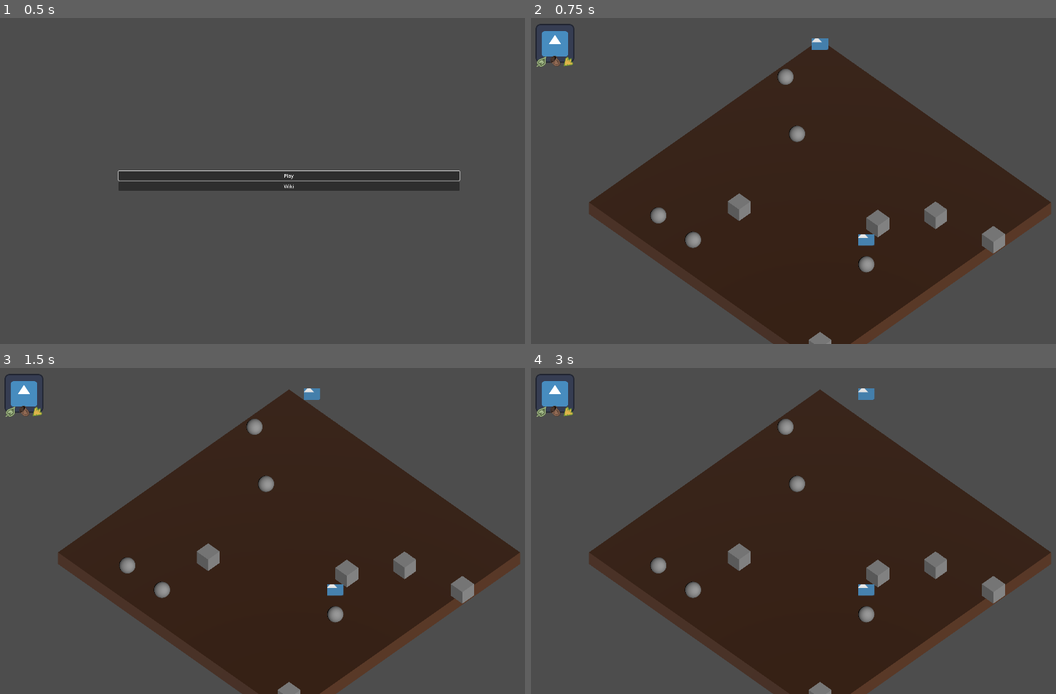
Above: before the commit, frames 1-4 (two rows, left to right).
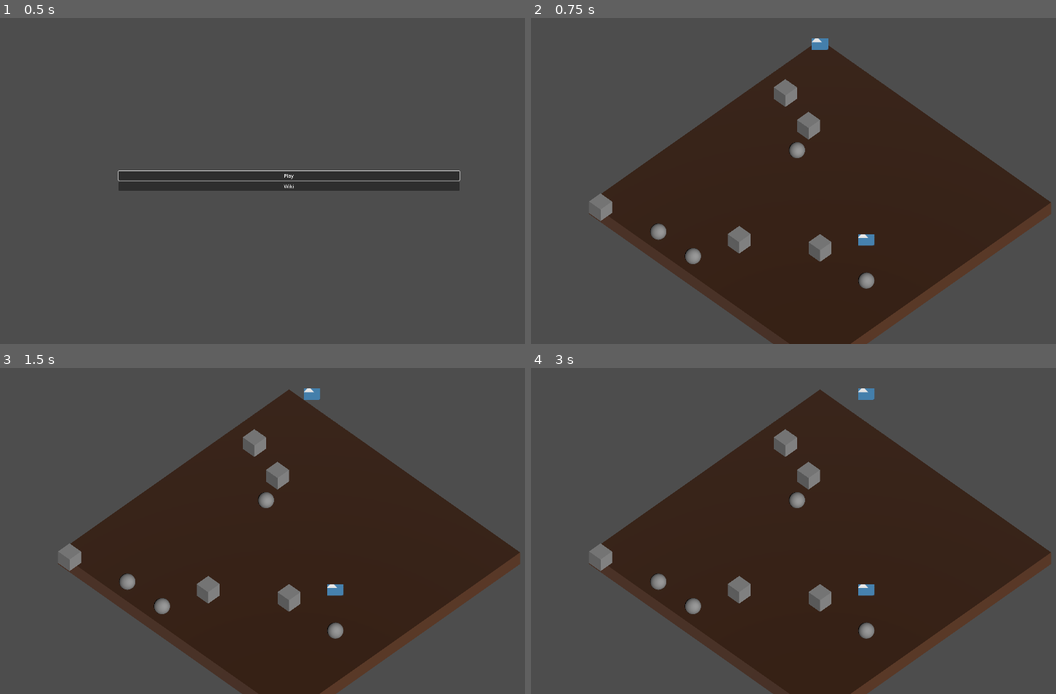
Above: after the commit, the same moments.

Repository: nialsiG/Carthage
Game: Godot game, scene res://Screens/StartScreen.tscn
The game is run twice, just before and just after one commit, with the same random seed, the same clock (stepped at 60 frames per second) and the same inputs. The engine's default icon, where the game draws it, is replaced by a stand-in: a white triangle on a blue panel in a dark square.
Inputs (mouse positions are in pixels of both pictures, inside the frame that each line leads up to):
- Up to frame 1 (0.5 s): no input
- Up to frame 2 (0.75 s): click "Play" at 0.5 s
- Up to frame 3 (1.5 s): tap Enter at 1.25 s; move the mouse to (414, 514) at 1.27 s; hold D (Right) from 1.28 s (still down); tap W (Top) at 1.35 s; click (414, 514) at 1.42 s
- Up to frame 4 (3 s): tap Space at 2 s; move the mouse to (704, 547) at 2.02 s; release D (Right) at 2.03 s; hold Down (Down) 2.03-2.78 s; tap W (Top) at 2.1, 2.85 s; click (704, 547) at 2.17 s; tap Enter at 2.75 s; move the mouse to (877, 459) at 2.77 s; hold D (Right) from 2.78 s (still down); click (877, 459) at 2.92 s

Frame 1 is identical in both runs. In frame 2, 4.1% of the frame differs, in the area x 0-91%, y 1-100%; in frame 3, 4.1%; in frame 4, 4.1%.
Error before the commit: Invalid call. Nonexistent function 'ReleaseFocus' in base 'Nil'. (res://Screens/game_screen.gd:85)
Error after the commit: Invalid call. Nonexistent function 'GetMapItems' in base 'Nil'. (res://Screens/game_screen.gd:106)

Commit message:
Feature: Connection consumable from map to inventory

Diff:
--- a/game_jam_carthage/Factories/map_generator.gd
+++ b/game_jam_carthage/Factories/map_generator.gd
@@ -19,14 +19,16 @@
 			tile.position = Vector3(x + 0.5 - width / 2, 0, y + 0.5 - height / 2)
 
 	for i in 5:
-		var x = randi_range(-dimensions.x / 2, dimensions.x / 2)
-		var y = randi_range(-dimensions.y / 2, dimensions.y / 2)
+		var x = randi_range(-dimensions.x / 2 + 1, dimensions.x / 2 + 1)
+		var y = randi_range(-dimensions.y / 2 + 1, dimensions.y / 2 + 1)
+		print ("pickable: "+str(x)+":"+str(y))
 		var pickable = pickablePS.instantiate()
 		map.AddPickable(pickable, Vector2(x, y))
 
 	for i in 5:
-		var x = randi_range(-dimensions.x / 2, dimensions.x / 2)
-		var y = randi_range(-dimensions.y / 2, dimensions.y / 2)
+		var x = randi_range(-dimensions.x / 2 + 1, dimensions.x / 2)
+		var y = randi_range(-dimensions.y / 2 + 1, dimensions.y / 2)
+		print ("pickable: "+str(x)+":"+str(y))
 		var obstacle = obstaclePS.instantiate()
 		map.AddObstacle(obstacle, Vector2(x, y))
 
--- a/game_jam_carthage/GameObjects/Animals/monkey.gd
+++ b/game_jam_carthage/GameObjects/Animals/monkey.gd
@@ -27,6 +27,14 @@
 func NotifyTurnEnd():
 	_waitingForTurnCompletion = false
 
-func React():
-	if (_isLeader || _isStray):
+func React(tiles : Array[MapTile]):
+	if (_isLeader):
 		return
+
+	if (_isStray):
+		pass #check leader is close
+
+func InteractWithItem(mapItems : Array[MapItem]):
+	for item in mapItems:
+		if (item is Pickable):
+			item._on_got_picked()
--- a/game_jam_carthage/GameObjects/Ground/map.gd
+++ b/game_jam_carthage/GameObjects/Ground/map.gd
@@ -31,7 +31,9 @@
 func AddObstacle(obstacle : Obstacle, position : Vector2):
 	_obstacles.append(obstacle)
 	obstacle.position = Vector3(position.x + 0.5, 0, position.y + 0.5)
-	obstacle.SetTile(GetTile(position.x, position.y))
+	var tile = GetTile(position.x, position.y)
+	obstacle.SetTile(tile)
+	print("Add obstacle: "+str(obstacle.position)+" "+str(tile.GetTile()))
 
 func GetTile(x : float, y : float):
 	for tile in _tiles:
@@ -42,3 +44,6 @@
 
 func GetTilefromVec(position : Vector2):
 	return GetTile(position.x, position.y)
+
+func GetPickables():
+	return _pickables
--- a/game_jam_carthage/GameObjects/Ground/map_tile.gd
+++ b/game_jam_carthage/GameObjects/Ground/map_tile.gd
@@ -3,7 +3,7 @@
 
 var _coords : Vector2 = Vector2(0,0)
 var _gameScreen : GameScreen
-var _mapItems : Array[MapTile]
+var _mapItems : Array[MapItem]
 var _material : StandardMaterial3D
 
 @onready var _mesh : CSGBox3D = $Mesh
@@ -37,3 +37,6 @@
 	var index = _mapItems.find(mapItem)
 	if (index >= 0):
 		_mapItems.remove_at(index)
+
+func GetMapItems():
+	return _mapItems
--- a/game_jam_carthage/GameObjects/inventory.gd
+++ b/game_jam_carthage/GameObjects/inventory.gd
@@ -15,7 +15,8 @@
 
 # picking is one by one
 func _on_pickable_reveived(pickable: enums.PickableType):
-	inventory[pickable] = inventory[pickable] + 1
+	var pickableType = enums.PickableType.find_key(pickable)
+	inventory[pickable] = inventory[pickableType] + 1
 
 # eating is at night, so monkeys eat a whole bunch
 func _on_pickable_eaten(pickable: enums.PickableType, number_eaten: int):
--- a/game_jam_carthage/GameObjects/map_item.gd
+++ b/game_jam_carthage/GameObjects/map_item.gd
@@ -4,7 +4,11 @@
 var _tile : MapTile
 
 func SetTile(tile : MapTile):
+	if (_tile != null):
+		_tile.LeaveTile(self)
 	_tile = tile
+	if (_tile != null):
+		_tile.EnterTile(self)
 
 func GetTile() -> MapTile:
 	return _tile
--- a/game_jam_carthage/GameObjects/pickable.gd
+++ b/game_jam_carthage/GameObjects/pickable.gd
@@ -9,3 +9,6 @@
 
 func _on_got_picked():
 	picked_consumable.emit(pickable_type)
+	if (_tile != null):
+		_tile.LeaveTile(self)
+	queue_free()
--- a/game_jam_carthage/Screens/GameScreen.tscn
+++ b/game_jam_carthage/Screens/GameScreen.tscn
@@ -3,7 +3,6 @@
 [ext_resource type="Script" path="res://Screens/game_screen.gd" id="1_tt61r"]
 [ext_resource type="PackedScene" uid="uid://bafqeag4kv8d6" path="res://Factories/MapGenerator.tscn" id="2_30ayw"]
 [ext_resource type="PackedScene" uid="uid://doqvcxpkdv1ak" path="res://GameObjects/Animals/Monkey.tscn" id="2_meuxl"]
-[ext_resource type="PackedScene" uid="uid://c8xjk17esatqc" path="res://GameObjects/game_ui.tscn" id="3_6uceo"]
 
 [node name="GameScreen" type="Node"]
 script = ExtResource("1_tt61r")
@@ -36,7 +35,3 @@
 [node name="DirectionalLight3D" type="DirectionalLight3D" parent="."]
 transform = Transform3D(-0.400141, 0.542566, 0.738586, 0, -0.805918, 0.592027, 0.916454, 0.236894, 0.322481, 16.2175, 10.9959, 5.57323)
 light_angular_distance = 10.0
-
-[node name="CanvasLayer" type="CanvasLayer" parent="."]
-
-[node name="GameUi" parent="CanvasLayer" instance=ExtResource("3_6uceo")]
--- a/game_jam_carthage/Screens/game_screen.gd
+++ b/game_jam_carthage/Screens/game_screen.gd
@@ -1,5 +1,7 @@
 extends Node
 class_name GameScreen
+
+const enums = preload("res://Singletons/enums.gd")
 
 @onready var elements : Node3D = $Elements
 @onready var mousePositionLabel : Label =  $Label
@@ -22,6 +24,9 @@
 	_map = _mapGenerator.GenerateMap(self, _mapDimensions)
 	add_child(_map)
 
+	for pickable in _map.GetPickables():
+		pickable.picked_consumable.connect(OnPickedConsumable)
+
 	for element in elements.get_children():
 		if (element is Monkey):
 			var tile = _map.GetTilefromVec(Vector2(element.position.x, element.position.z))
@@ -38,6 +43,9 @@
 
 func _process(delta):
 	CheckLeaderMove()
+
+func OnPickedConsumable(pickable_type : enums.PickableType):
+	ColobsManager.PickItem(pickable_type)
 
 func CheckLeaderMove() -> bool:
 	var hasMoved = false
@@ -64,11 +72,24 @@
 	if (distance != 1):
 		isValid = false
 
+	var mapITems = tile.GetMapItems()
+	var obstacle : Obstacle
+	for item in mapITems:
+		if item is Obstacle:
+			obstacle = item
+
+	if obstacle != null:
+		isValid = false
+
 	#Check tile available for move (occupied or collision)
 	if (_focusTile != null):
 		_focusTile.ReleaseFocus()
 
-	_focusTile = tile
+	if (isValid):
+		_focusTile = tile
+	else:
+		_focusTile = null
+
 	return isValid
 
 func _input(event):
@@ -81,8 +102,13 @@
 
 func Move(target : MapItem, positionDiff : Vector3):
 	target.position = target.position + positionDiff
-	target.SetTile(_map.GetTilefromVec(ConvertPositionToTile(target.position)))
-	_focusTile.ReleaseFocus()
+	var tile = _map.GetTilefromVec(ConvertPositionToTile(target.position))
+	var items = tile.GetMapItems()
+	target.InteractWithItem(items)
+	target.SetTile(tile)
+	if(_focusTile != null):
+		_focusTile.ReleaseFocus()
+
 	if (target  == leader):
 		turn += 1
 
--- a/game_jam_carthage/Singletons/ColobsManager.tscn
+++ b/game_jam_carthage/Singletons/ColobsManager.tscn
@@ -1,6 +1,9 @@
-[gd_scene load_steps=2 format=3 uid="uid://evecbpe8bk2j"]
+[gd_scene load_steps=3 format=3 uid="uid://evecbpe8bk2j"]
 
 [ext_resource type="Script" path="res://Singletons/colobs_manager.gd" id="1_a5d3w"]
+[ext_resource type="PackedScene" path="res://GameObjects/inventory.tscn" id="2_n82ec"]
 
 [node name="BandManager" type="Node"]
 script = ExtResource("1_a5d3w")
+
+[node name="Inventory" parent="." instance=ExtResource("2_n82ec")]
--- a/game_jam_carthage/Singletons/colobs_manager.gd
+++ b/game_jam_carthage/Singletons/colobs_manager.gd
@@ -2,6 +2,8 @@
 class_name BandManager
 
 var _band : Array[Monkey] = []
+const enums = preload("res://Singletons/enums.gd")
+@onready var _inventory: Inventory = $Inventory
 
 func _ready():
 	pass
@@ -12,8 +14,8 @@
 func PullMonkeys() -> Array[Monkey]:
 	return _band
 
-func PickItem(pickable : Pickable):
-	pass
+func PickItem(pickable : enums.PickableType):
+	_inventory._on_pickable_reveived(pickable)
 
 func MonkeyDied(monkey : Monkey):
 	pass
